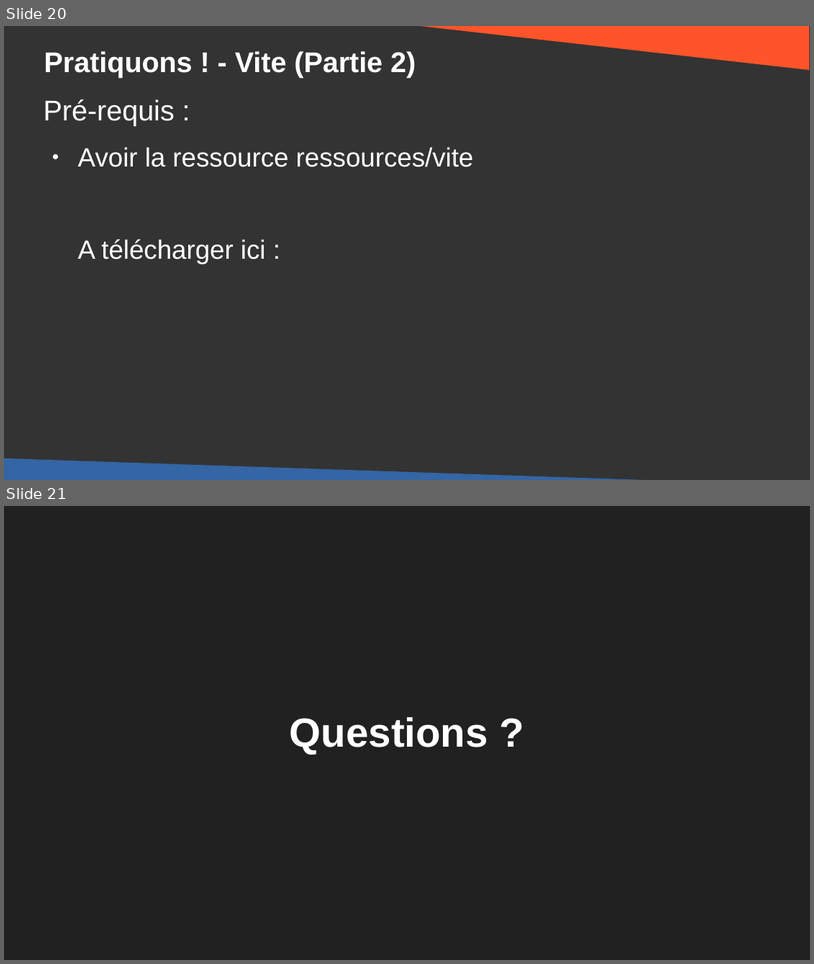
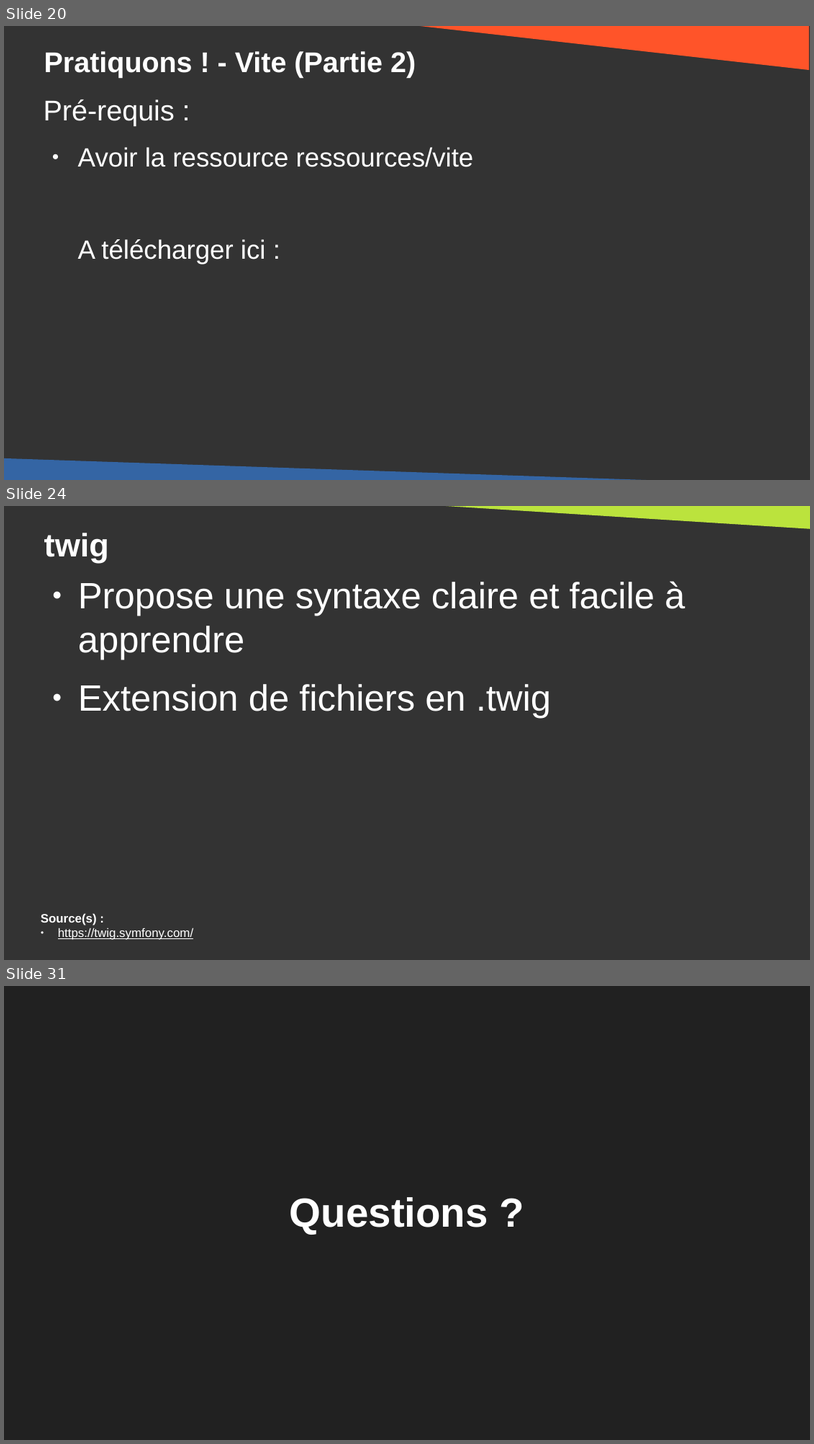
Before and after one commit to DanYellow/cours, a slide deck: developpement-front-s5/travaux-pratiques/numero-4/presentation.odp. Shown one above the other, each under a label of ours: slides 20 and 21 before the commit, slides 20, 24 and 31 after it; the slides between them are not shown. The pictures are 814x964 and 814x1444 pixels, drawn with LibreOffice and Linux fonts; fonts in the diff are those of the drawing. Boxes give left, top, right and bottom in pixels: in the first picture for what was removed or moved away, otherwise in the second. Text is boxed around its words. In the diff, an @@ line names an element or a change of style, - is before the commit and + after.

```diff
--- a/developpement-front-s5/travaux-pratiques/numero-4/presentation.odp
+++ b/developpement-front-s5/travaux-pratiques/numero-4/presentation.odp
@@ slide 24 added at (4, 506, 810, 960), background #333333 @@
@@ right triangle added at (395, 506, 810, 530), fill #BBE33D @@
@@ title added at (44, 533, 109, 562), 32 pt, text #FFFFFF, bold @@
+twig
@@ text added at (78, 581, 685, 718), 36 pt, text #FFFFFF @@
+● Propose une syntaxe claire et facile à apprendre
+● Extension de fichiers en .twig
@@ text added at (41, 913, 193, 939), 12 pt, text #FFFFFF, underline @@
+Source(s) :
+● https://twig.symfony.com/
@@ what was slide 21 is now slide 31 @@
```
Also in this commit, not shown: 1 slide changed, 9 other slides added, 2 other files.
